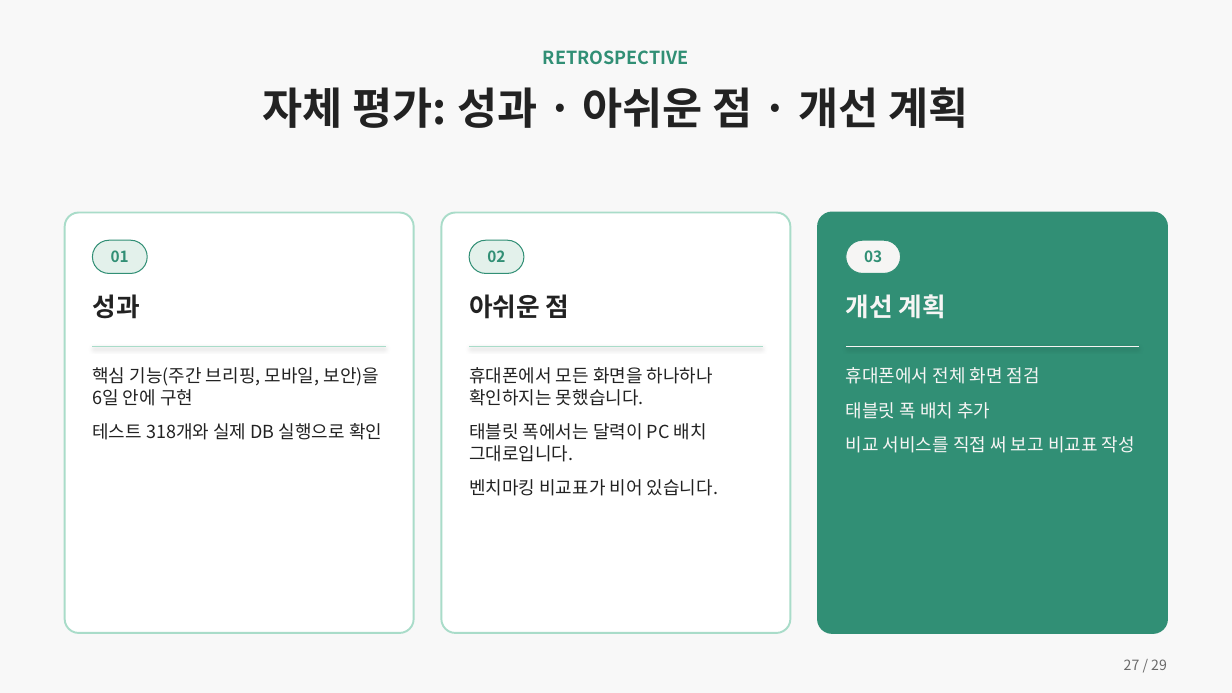
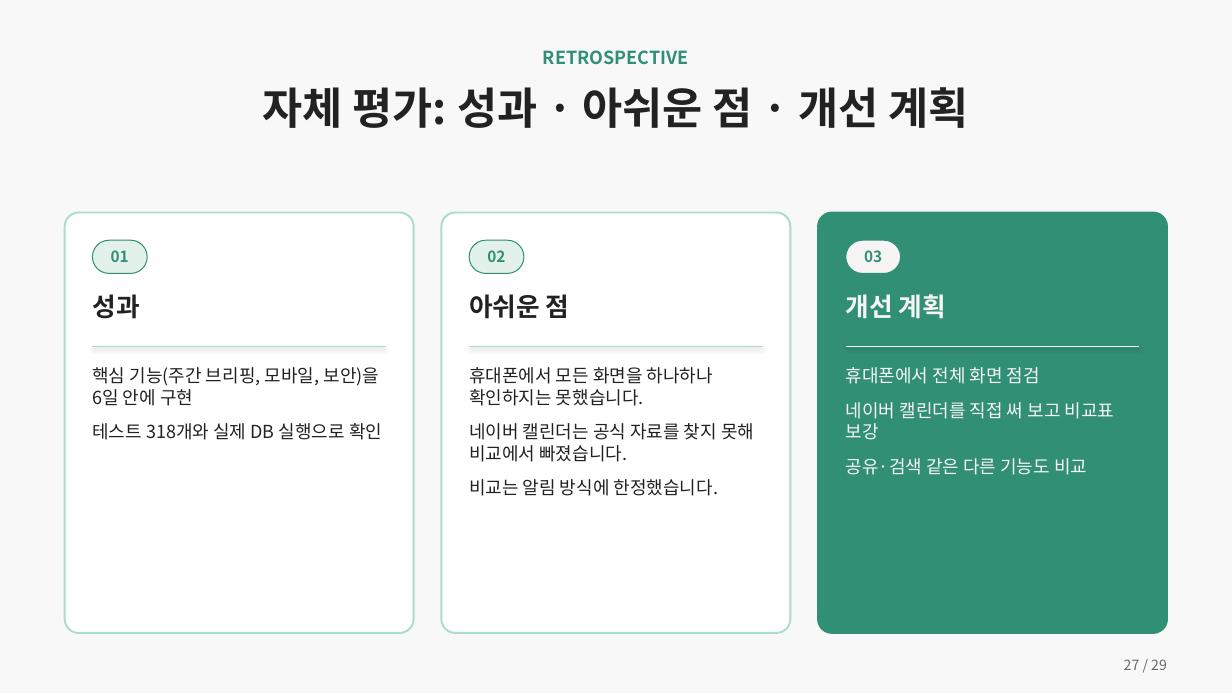
Before and after one commit to ho8566z/calendar-bot_word, a slide deck: slide 27 of ppt/개인 프로젝트.pptx. Drawn at 1232x693 pixels with LibreOffice and Linux fonts; fonts in the diff are those of the drawing. Boxes give left, top, right and bottom in pixels: in the first picture for what was removed or moved away, otherwise in the second. Text is boxed around its words. In the diff, an @@ line names an element or a change of style, - is before the commit and + after.

```diff
--- a/ppt/개인 프로젝트.pptx
+++ b/ppt/개인 프로젝트.pptx
@@ text at (846,402,1115,475): text changed @@
-태블릿 폭 배치 추가
-비교 서비스를 직접 써 보고 비교표 작성
+네이버 캘린더를 직접 써 보고 비교표 보강
+공유·검색 같은 다른 기능도 비교
@@ text at (469,423,754,496): text changed @@
-태블릿 폭에서는 달력이 PC 배치 그대로입니다.
-벤치마킹 비교표가 비어 있습니다.
+네이버 캘린더는 공식 자료를 찾지 못해 비교에서 빠졌습니다.
+비교는 알림 방식에 한정했습니다.
```
Also in this commit, not shown: 3 other slides changed, 1 other file.
